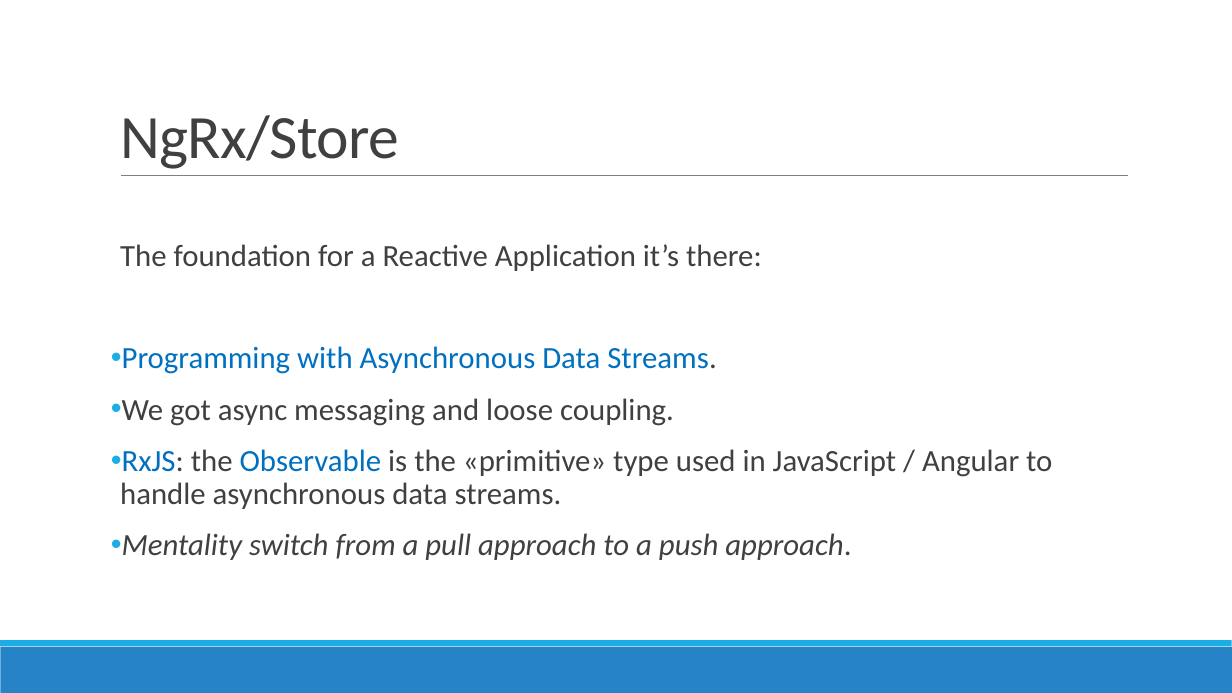
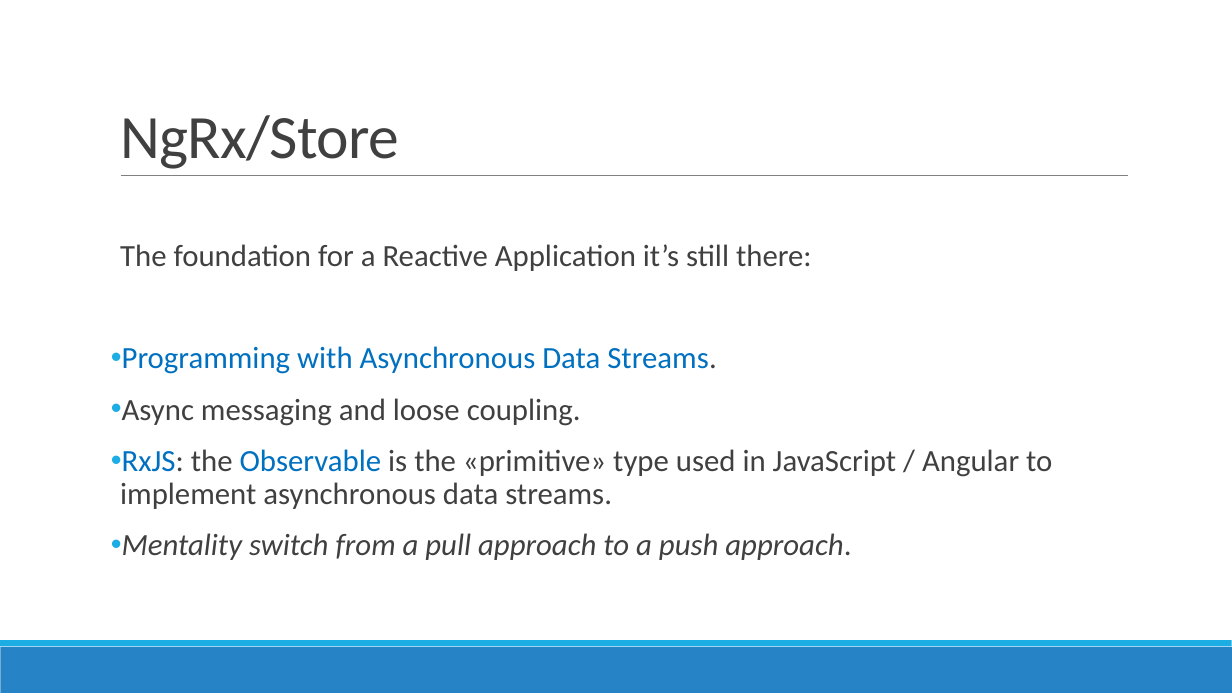
Before and after one commit to AGiorgetti/ngrx101, a slide deck: slide 7 of ReactiveProgramming_ngrx.pptx. Drawn at 1232x693 pixels with LibreOffice and Linux fonts; fonts in the diff are those of the drawing. Boxes give left, top, right and bottom in pixels: in the first picture for what was removed or moved away, otherwise in the second. Text is boxed around its words. In the diff, an @@ line names an element or a change of style, - is before the commit and + after.

```diff
--- a/ReactiveProgramming_ngrx.pptx
+++ b/ReactiveProgramming_ngrx.pptx
@@ text at <box>120,244,812,271</box>: text changed @@
-  The foundation for a Reactive Application it’s there:
+  The foundation for a Reactive Application it’s still there:
@@ text at <box>120,398,1052,509</box>: text changed @@
-• We got async messaging and loose coupling.
-• RxJS: the Observable is the «primitive» type used in JavaScript / Angular to handle asynchronous data streams.
+• Async messaging and loose coupling.
+• RxJS: the Observable is the «primitive» type used in JavaScript / Angular to implement asynchronous data streams.
```
Also in this commit, not shown: 3 other slides changed, 6 slides added, 1 slide removed, 1 other file.
